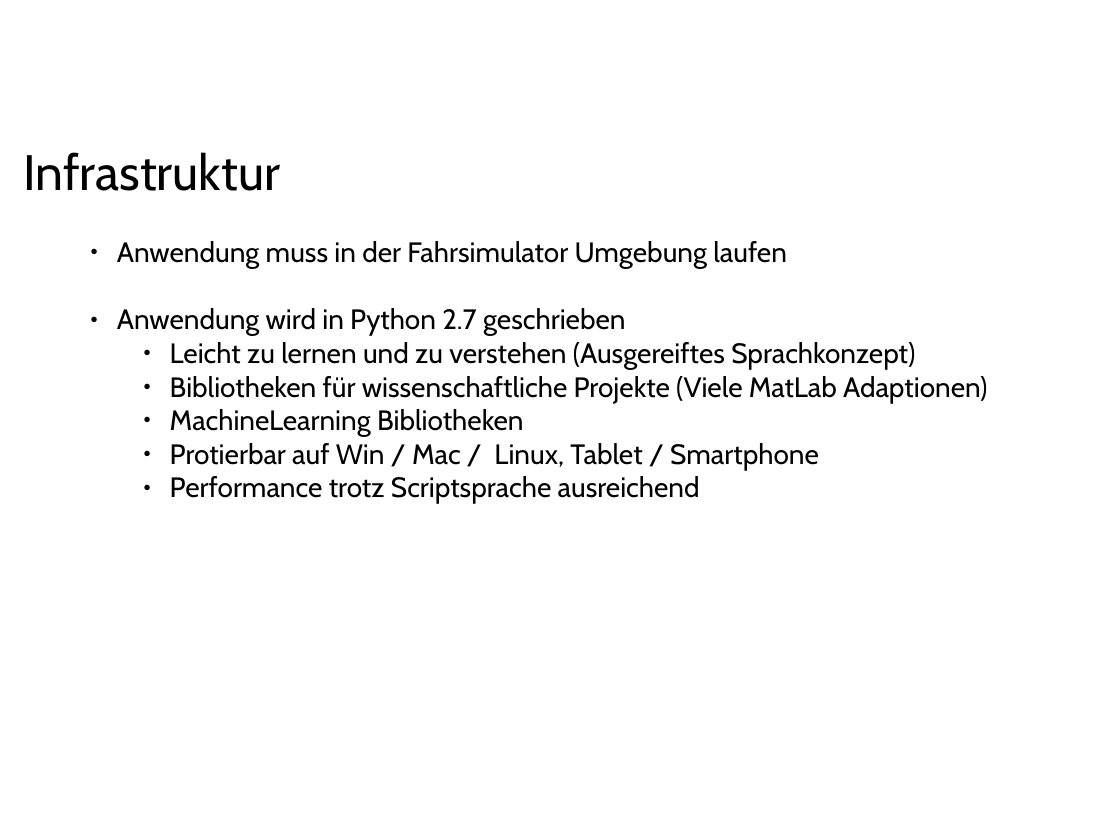
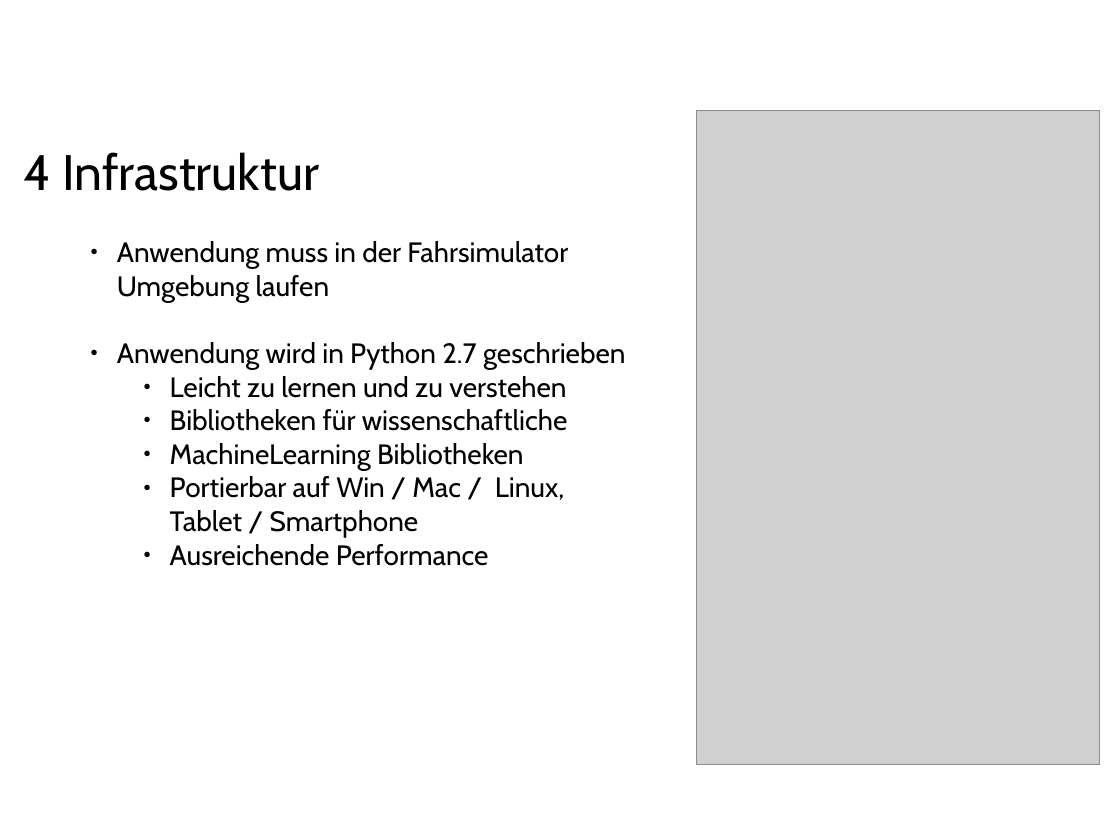
Before and after one commit to ppasler/current-adas, a slide deck: slide 8 of project/presentation/Praesentation_PoSDBoS_Pasler.odp. Drawn at 1120x840 pixels with LibreOffice and Linux fonts; fonts in the diff are those of the drawing; grey boxes stand for pictures; background and template pictures are left out. Boxes give left, top, right and bottom in pixels: in the first picture for what was removed or moved away, otherwise in the second. Text is boxed around its words. In the diff, an @@ line names an element or a change of style, - is before the commit and + after.

```diff
--- a/project/presentation/Praesentation_PoSDBoS_Pasler.odp
+++ b/project/presentation/Praesentation_PoSDBoS_Pasler.odp
@@ picture added at [697,111,1100,765] @@
@@ text at [24,152,319,191]: text changed @@
-Infrastruktur
+4 Infrastruktur
@@ text at [170,376,568,431]: text changed @@
-    ● Leicht zu lernen und zu verstehen (Ausgereiftes Sprachkonzept)
-    ● Bibliotheken für wissenschaftliche Projekte (Viele MatLab Adaptionen)
+    ● Leicht zu lernen und zu verstehen
+    ● Bibliotheken für wissenschaftliche
@@ text at [170,476,565,538]: text changed @@
-    ● Protierbar auf Win / Mac / Linux, Tablet / Smartphone
-    ● Performance trotz Scriptsprache ausreichend
+    ● Portierbar auf Win / Mac / Linux, Tablet / Smartphone
+    ● Ausreichende Performance
```
Also in this commit, not shown: 10 other slides changed, 8 slides added, 1 slide removed, 11 other files.
